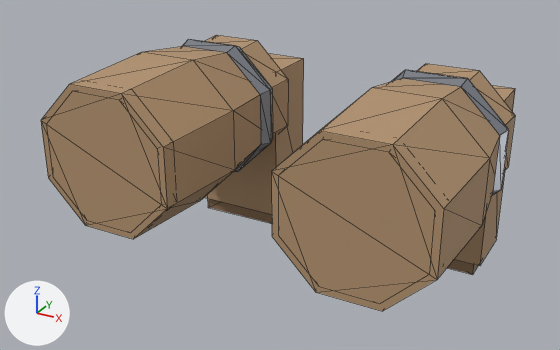
Renders of the glTF model client/public/models/armour/boots_low.glb from each side of a commit.
Before and after are seen from a camera (50 mm lens) standing at (0.65, -1.535, 0.536) and looking at (-0.024, -0.309, -0.077). Every picture has the same lights, and +X, +Y and +Z are marked at lower left. The picture after the commit comes second. Mesh edges are drawn as thin lines. Vertices at exactly the same position are counted once.

Script lines for the objects in view, before the commit:
```python
me_footr = bpy.data.meshes.new('FootR')
me_footr.from_pydata(...)  # a box spanning x -0.343..-0.133, y -0.13..0.0, z -0.27..0.07, material slot 0; a box spanning x -0.328..-0.148, y -0.12..-0.03, z -0.3..-0.18, material slot 1
me_footr.materials.append(mat_wood)
me_footr.materials.append(mat_darkwood)
me_lowerlegl_003 = bpy.data.meshes.new('LowerLegL.003')
me_lowerlegl_003.from_pydata(...)  # 80 vertices, 124 faces; spans x 0.095..0.389, y -0.57..-0.11, z -0.147..0.147
# faces by material slot: [60, 64]
me_lowerlegl_003.materials.append(mat_wood)
me_lowerlegl_003.materials.append(mat_darksteel)
me_lowerlegr_003 = bpy.data.meshes.new('LowerLegR.003')
me_lowerlegr_003.from_pydata(...)  # 80 vertices, 124 faces; spans x -0.389..-0.095, y -0.57..-0.11, z -0.147..0.147
# faces by material slot: [60, 64]
me_lowerlegr_003.materials.append(mat_wood)
me_lowerlegr_003.materials.append(mat_darksteel)
ob_footr = bpy.data.objects.new('FootR', me_footr)
ob_footr.location = (0.0, 0.0, 0.0)
ob_lowerlegl = bpy.data.objects.new('LowerLegL', me_lowerlegl_003)
ob_lowerlegl.location = (0.0, 0.0, 0.0)
ob_lowerlegr = bpy.data.objects.new('LowerLegR', me_lowerlegr_003)
ob_lowerlegr.location = (0.0, 0.0, 0.0)
# also in view: 'FootL' at (0.238, -0.065, -0.115)
```
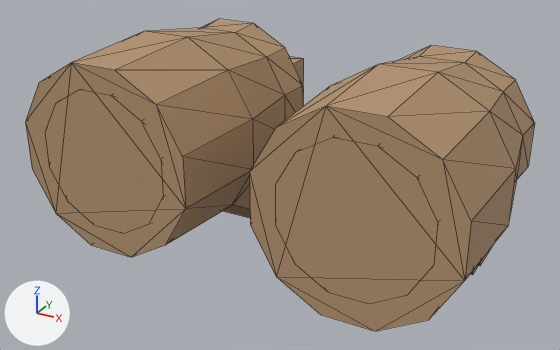
Changed parts and their boxes [x1, y1, x2, y2] in the pictures (560 x 350 px):
'LowerLegL', reshaped (17% wider, 16% taller): before [271, 64, 515, 311]; after [249, 45, 534, 331]
'LowerLegR', reshaped (12% wider, 17% taller): before [41, 35, 288, 239]; after [26, 19, 303, 257]
part 1 of me_lowerlegl_003, rebuilt (17% wider, 16% taller): before [271, 64, 515, 311]; after [249, 45, 534, 331]
part 2 of me_lowerlegl_003, rebuilt (not visible afterwards): before [391, 70, 509, 195]
part 3 of me_lowerlegr_003, rebuilt (12% wider, 17% taller): before [41, 35, 288, 239]; after [26, 19, 303, 257]
part 4 of me_lowerlegr_003, rebuilt (not visible afterwards): before [181, 39, 272, 172]
'FootR', unchanged, covered by the edit: before [204, 54, 304, 224]; after [223, 57, 304, 218]
'FootL', unchanged, covered by the edit: before [447, 86, 515, 274]; after [470, 245, 493, 274]

Diff of the bpy script that builds the scene:
```diff
--- a/client/public/models/armour/boots_low.glb.py
+++ b/client/public/models/armour/boots_low.glb.py
@@ me_lowerlegl_003 @@
 # used by ob_lowerlegl; location = (0.0, 0.0, 0.0)
-me_lowerlegl_003.from_pydata(...)  # 80 vertices, 124 faces; spans x 0.095..0.389, y -0.57..-0.11, z -0.147..0.147
+me_lowerlegl_003.from_pydata(...)  # 120 vertices, 188 faces; spans x 0.053..0.431, y -0.57..-0.11, z -0.189..0.189
+# me_lowerlegl_003 part 1: the loose piece of 32 vertices spanning x 0.095..0.389, y -0.57..-0.11, z -0.147..0.147 is rebuilt with 48 vertices and now spans x 0.053..0.431, y -0.57..-0.11, z -0.189..0.189
+# me_lowerlegl_003 part 2: the loose piece of 24 vertices spanning x 0.102..0.382, y -0.235..-0.185, z -0.14..0.14 is rebuilt with 36 vertices and now spans x 0.095..0.389, y -0.235..-0.185, z -0.147..0.147
+# other edits to the shape of me_lowerlegl_003 do not show in these pictures
 me_lowerlegl_003.materials.append(mat_wood)
@@ me_lowerlegr_003 @@
 # used by ob_lowerlegr; location = (0.0, 0.0, 0.0)
-me_lowerlegr_003.from_pydata(...)  # 80 vertices, 124 faces; spans x -0.389..-0.095, y -0.57..-0.11, z -0.147..0.147
+me_lowerlegr_003.from_pydata(...)  # 120 vertices, 188 faces; spans x -0.431..-0.053, y -0.57..-0.11, z -0.189..0.189
+# me_lowerlegr_003 part 3: the loose piece of 32 vertices spanning x -0.389..-0.095, y -0.57..-0.11, z -0.147..0.147 is rebuilt with 48 vertices and now spans x -0.431..-0.053, y -0.57..-0.11, z -0.189..0.189
+# me_lowerlegr_003 part 4: the loose piece of 24 vertices spanning x -0.382..-0.102, y -0.235..-0.185, z -0.14..0.14 is rebuilt with 36 vertices and now spans x -0.389..-0.095, y -0.235..-0.185, z -0.147..0.147
+# other edits to the shape of me_lowerlegr_003 do not show in these pictures
 me_lowerlegr_003.materials.append(mat_wood)
```
